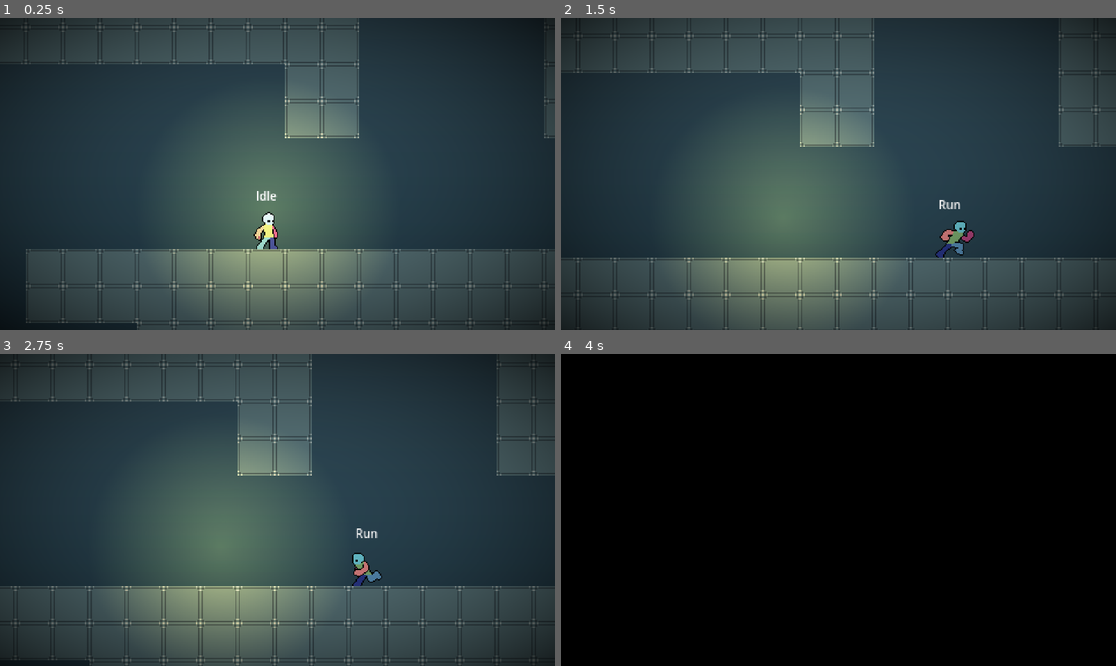
Above: before the commit, frames 1-4 (two rows, left to right).
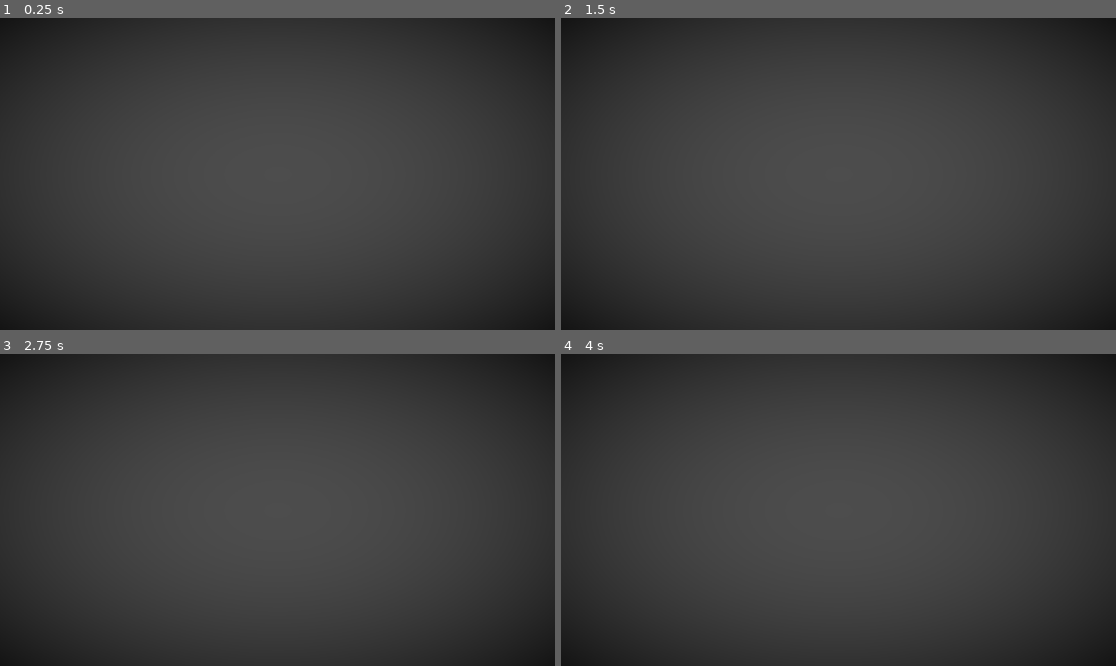
Above: after the commit, the same moments.

Repository: TianJunShi1/harry-forge
Game: Godot game, scene res://main.tscn
Two runs of this game, one before a commit and one after it. Both use one fixed random seed, a clock stepped at 60 frames per second and the inputs below.
Inputs (mouse positions are in pixels of both pictures, inside the frame that each line leads up to):
- Up to frame 1 (0.25 s): no input
- Up to frame 2 (1.5 s): move the mouse to (960, 158) at 0.52 s; hold D (right) from 0.53 s (still down); tap Shift (run) at 0.6, 1.35 s; tap Space (jump) at 0.77 s; move the mouse to (727, 189) at 1.27 s
- Up to frame 3 (2.75 s): tap Space (jump) at 1.52 s; move the mouse to (333, 441) at 2.02 s; release D (right) at 2.03 s; hold A (left) from 2.03 s (still down); tap Shift (run) at 2.1 s
- Up to frame 4 (4 s): move the mouse to (810, 572) at 2.77 s; release A (left) at 2.78 s; hold D (right) from 2.78 s (still down); tap Shift (run) at 2.85, 3.6 s; tap Space (jump) at 3.02, 3.77 s; move the mouse to (1005, 556) at 3.52 s

The runs differ from the first frame. In frame 1, 58% of the frame differs, in the area x 3-100%, y 0-100%; in frame 2, 57%; in frame 3, 57%; in frame 4, 100%, in the area x 0-100%, y 0-100%.

Commit message:
WorldEnvironment 外置到关卡场景，PixelRenderer 自动在关卡子树中查找
https://claude.ai/code/session_01Nep7k7bm9abyPcpCngC5Ws

Diff:
--- a/Level/00_chapter1/01.tscn
+++ b/Level/00_chapter1/01.tscn
@@ -1,4 +1,11 @@
 [gd_scene format=4 uid="uid://n23ibv17xmuk"]
+
+[sub_resource type="Environment" id="Environment_01"]
+background_mode = 5
+adjustment_enabled = true
+adjustment_brightness = 1.2
+adjustment_contrast = 1.05
+adjustment_saturation = 1.0
 
 [ext_resource type="TileSet" uid="uid://ttxdyeaie8lc" path="res://Level/tileset/Test_Block.tres" id="1_qyxhl"]
 [ext_resource type="PackedScene" uid="uid://dgjrbwlwhdtny" path="res://Player/player.tscn" id="2_6rgpo"]
@@ -35,6 +42,9 @@
 fill_to = Vector2(0.8162393, 0.15384616)
 
 [node name="01" type="Node2D" unique_id=159589538]
+
+[node name="WorldEnvironment" type="WorldEnvironment" parent="." unique_id=900000001]
+environment = SubResource("Environment_01")
 
 [node name="GameCamera" parent="." unique_id=701613553 instance=ExtResource("5_cam01")]
 
--- a/general/camera/pixel_renderer.tscn
+++ b/general/camera/pixel_renderer.tscn
@@ -20,13 +20,6 @@
 shader = SubResource("Shader_fx")
 shader_parameter/vignette_strength = 1.5
 
-[sub_resource type="Environment" id="Environment_atm"]
-background_mode = 5
-adjustment_enabled = true
-adjustment_brightness = 1.2
-adjustment_contrast = 1.05
-adjustment_saturation = 1.0
-
 [node name="PixelRenderer" type="Node2D"]
 script = ExtResource("1_renderer")
 
@@ -43,9 +36,6 @@
 [node name="CanvasModulate" type="CanvasModulate" parent="SubViewport/GlobalEffects"]
 color = Color(1, 1, 1, 1)
 
-[node name="WorldEnvironment" type="WorldEnvironment" parent="SubViewport/GlobalEffects"]
-environment = SubResource("Environment_atm")
-
 [node name="DisplaySprite" type="Sprite2D" parent="."]
 material = SubResource("ShaderMaterial_fx")
 texture_filter = 1
--- a/general/scripts/pixel_renderer.gd
+++ b/general/scripts/pixel_renderer.gd
@@ -27,7 +27,8 @@
 @onready var _sub_viewport: SubViewport = $SubViewport
 @onready var _display: Sprite2D = $DisplaySprite
 @onready var _canvas_modulate: CanvasModulate = $SubViewport/GlobalEffects/CanvasModulate
-@onready var _world_env: WorldEnvironment = $SubViewport/GlobalEffects/WorldEnvironment
+
+var _world_env: WorldEnvironment
 
 var _camera: GameCamera2D
 # child_entered_tree 监听是否已挂上；signal 驱动取代每帧轮询
@@ -56,9 +57,10 @@
 
 func _apply_atmosphere_exports() -> void:
 	_canvas_modulate.color = atmosphere_color
-	var env := _world_env.environment
-	env.adjustment_brightness = brightness
-	env.adjustment_contrast = contrast
+	if is_instance_valid(_world_env):
+		var env := _world_env.environment
+		env.adjustment_brightness = brightness
+		env.adjustment_contrast = contrast
 	(_display.material as ShaderMaterial).set_shader_parameter("vignette_strength", vignette)
 
 
@@ -83,6 +85,7 @@
 		_begin_camera_search()
 	else:
 		_end_camera_search()
+	_world_env = _find_world_env_in_level()
 	return _current_level
 
 
@@ -92,6 +95,7 @@
 		_current_level.queue_free()
 	_current_level = null
 	_camera = null
+	_world_env = null
 	_begin_camera_search()
 
 
@@ -189,6 +193,19 @@
 	return event
 
 
+func _find_world_env_in_level() -> WorldEnvironment:
+	if not is_instance_valid(_current_level):
+		return null
+	var stack: Array = [_current_level]
+	while not stack.is_empty():
+		var node: Node = stack.pop_back()
+		if node is WorldEnvironment:
+			return node
+		for child in node.get_children():
+			stack.append(child)
+	return null
+
+
 func _find_camera_in_subviewport() -> GameCamera2D:
 	# 遍历 SubViewport 子树查找 game_camera 组成员
 	var stack: Array = [_sub_viewport]
@@ -232,6 +249,8 @@
 
 ## 设置全局亮度（1.0=默认，>1 更亮，<1 更暗）。duration > 0 时平滑过渡。
 func set_brightness(value: float, duration: float = 0.0) -> void:
+	if not is_instance_valid(_world_env):
+		return
 	var env := _world_env.environment
 	if duration <= 0.0:
 		env.adjustment_brightness = value
@@ -242,6 +261,8 @@
 
 ## 设置全局对比度（1.0=默认，>1 更强烈）。duration > 0 时平滑过渡。
 func set_contrast(value: float, duration: float = 0.0) -> void:
+	if not is_instance_valid(_world_env):
+		return
 	var env := _world_env.environment
 	if duration <= 0.0:
 		env.adjustment_contrast = value
Not shown: 1 places in general/camera/pixel_renderer.tscn that only renumber resources
